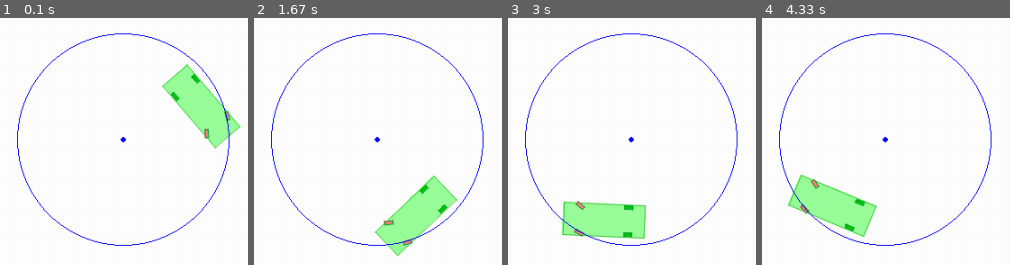
Above: before the commit, frames 1-4 (left to right).
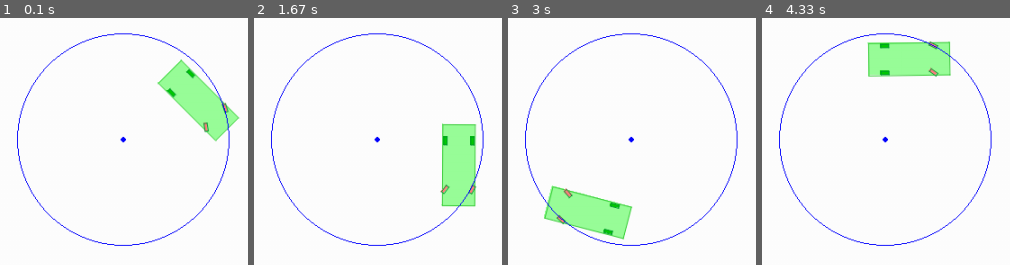
Above: after the commit, the same moments.

Repository: Bobbassoonguy/AutonomousVehicles
Game: pygame game, started from Scenarios/Scenario1_create_car.py
The game is run twice, just before and just after one commit, with the same random seed, the same clock (stepped at 60 frames per second) and the same inputs.
Inputs:
- Up to frame 1 (0.1 s): no input
- Up to frame 2 (1.67 s): no input
- Up to frame 3 (3 s): no input
- Up to frame 4 (4.33 s): no input

The runs differ from the first frame. In frame 1, 2.0% of the frame differs, in the area x 63-98%, y 16-54%; in frame 2, 8.7%; in frame 3, 3.8%; in frame 4, 9.4%, in the area x 10-77%, y 9-89%.

Commit message:
Set up speed and acceleration limits and also carson is a doofus

Diff:
--- a/Classes/Vehicle.py
+++ b/Classes/Vehicle.py
@@ -18,6 +18,8 @@
         self.MIN_TURN_DIAMETER = 10.8  # meters
         self.MAX_SPEED = 50  # m/s
         self.MIN_SPEED = 0  # m/s eventually will be -9
+        self.MAX_ACCELERATION = 3.5  # m/s/s
+        self.MIN_ACCELERATION = -9.5 #m/s/s
 
         # CAR VARIABLES
         self.angle = 0
@@ -129,6 +131,14 @@
 
     def go(self, delta_time):  # moves the car according to current_turn_radius to place it would be after
         # delta_time. (Usually pass 1/FPS as delta_time)
+        if self.acceleration < self.MIN_ACCELERATION:
+            self.acceleration = self.MIN_ACCELERATION
+        if self.acceleration > self.MAX_ACCELERATION:
+            self.acceleration = self.MAX_ACCELERATION
+        if self.speed + self.acceleration * delta_time > self.MAX_SPEED:
+            self.acceleration = (self.MAX_SPEED-self.speed)/delta_time
+        if self.speed + self.acceleration * delta_time < self.MIN_SPEED:
+            self.acceleration = (self.MIN_SPEED - self.speed) / delta_time
         distance = self.speed * delta_time + 0.5 * self.acceleration * delta_time ** 2
         self.speed = self.speed + self.acceleration * delta_time
         if self.current_turn_radius < 0:  # Left turn
--- a/Scenarios/Scenario1_create_car.py
+++ b/Scenarios/Scenario1_create_car.py
@@ -15,8 +15,8 @@
 # print(main.vehicles[0].x, ",", main.vehicles[0].y)
 # print(main.vehicles[0].outline.get_centroid())
 main.vehicles[0].move_to(30, 10)
-main.vehicles[0].speed = 7
-main.vehicles[0].acceleration = -1.5
+main.vehicles[0].speed = 0
+main.vehicles[0].acceleration = 5
 main.vehicles[0].current_turn_radius = 5.9
 
 while not done:
